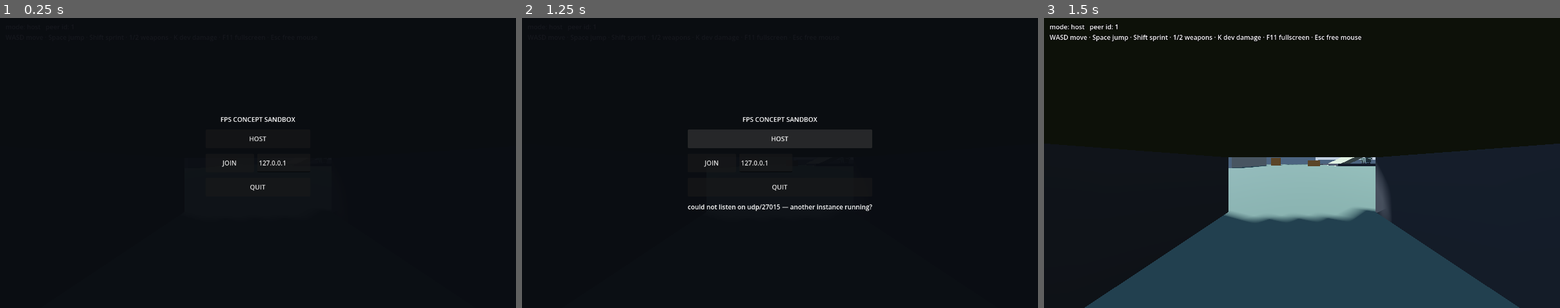
Above: before the commit, frames 1-3 (left to right).
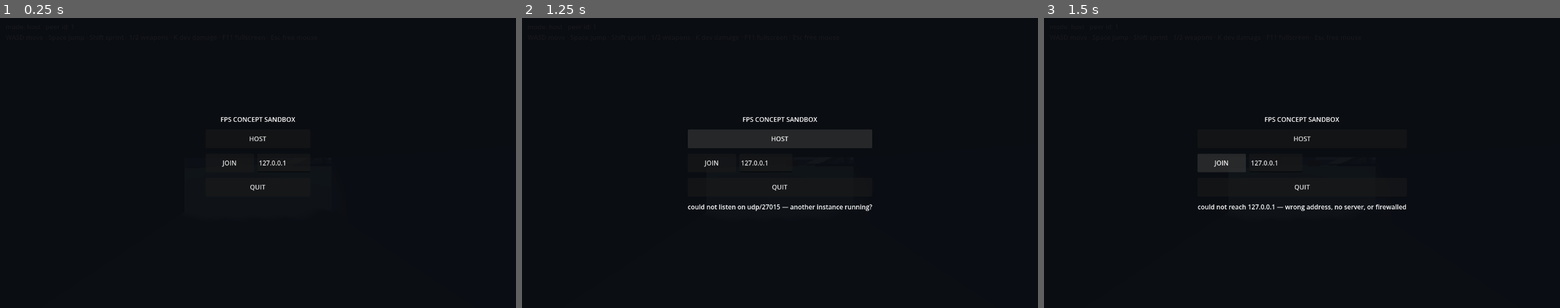
Above: after the commit, the same moments.

Repository: daveaholt/fps_concept_sandbox
Game: Godot game, scene res://levels/sandbox/sandbox.tscn
Two runs of this game, one before a commit and one after it. Both use one fixed random seed, a clock stepped at 60 frames per second and the inputs below.
Inputs:
- Up to frame 1 (0.25 s): no input
- Up to frame 2 (1.25 s): click "HOST" at 0.5 s
- Up to frame 3 (1.5 s): click "JOIN" at 1.25 s

Frames 1-2 are identical in both runs. In frame 3, 25% of the frame differs, in the area x 1-93%, y 2-100%.

Commit message:
Keep the menu up until a connection actually succeeds
Both routes stay available because there is no discovery - a process
cannot know another instance is already hosting, since there is no
broadcast and no lobby list, only a direct address. The answer comes from
trying.

What was wrong is that the two failures were handled asymmetrically. A
port bind fails immediately, so HOST reported it and stayed put. JOIN
dismissed the menu on the press and only failed up to eight seconds later,
by which point nothing brought the menu back: a wrong address left the
player looking at the world with no menu, no lobby and no way forward.

The menu now dismisses on CONNECTED rather than on the press, disables
both buttons while an attempt is in flight so a second press cannot stack
a second attempt, reports why it failed, and tears the failed peer down
through abandon_connection() so a retry can bind.

Diff:
--- a/autoload/game_client.gd
+++ b/autoload/game_client.gd
@@ -277,6 +277,15 @@
 		GameServer.request_start.rpc_id(1)
 
 
+func abandon_connection() -> void:
+	if multiplayer.multiplayer_peer != null:
+		multiplayer.multiplayer_peer.close()
+		multiplayer.multiplayer_peer = null
+	is_active = false
+	_connecting_for = 0.0
+	_set_state(State.OFFLINE)
+
+
 func is_host() -> bool:
 	return get_peer_id() == GameServer.HOST_PEER
 
--- a/ui/menu/main_menu.gd
+++ b/ui/menu/main_menu.gd
@@ -3,6 +3,8 @@
 var _address: LineEdit
 var _status: Label
 var _buttons: VBoxContainer
+var _host_button: Button
+var _join_button: Button
 var _dismissed: bool = false
 
 
@@ -11,6 +13,7 @@
 		queue_free()
 		return
 	_build()
+	GameClient.connection_state_changed.connect(_on_connection_state)
 	if GameClient.sampler != null:
 		GameClient.sampler.release_mouse()
 
@@ -35,23 +38,23 @@
 	title.horizontal_alignment = HORIZONTAL_ALIGNMENT_CENTER
 	_buttons.add_child(title)
 
-	var host := Button.new()
-	host.text = "HOST"
-	host.custom_minimum_size = Vector2(260, 46)
-	host.focus_mode = Control.FOCUS_NONE
-	host.pressed.connect(_on_host)
-	_buttons.add_child(host)
+	_host_button = Button.new()
+	_host_button.text = "HOST"
+	_host_button.custom_minimum_size = Vector2(260, 46)
+	_host_button.focus_mode = Control.FOCUS_NONE
+	_host_button.pressed.connect(_on_host)
+	_buttons.add_child(_host_button)
 
 	var join_row := HBoxContainer.new()
 	join_row.add_theme_constant_override("separation", 8)
 	_buttons.add_child(join_row)
 
-	var join := Button.new()
-	join.text = "JOIN"
-	join.custom_minimum_size = Vector2(120, 46)
-	join.focus_mode = Control.FOCUS_NONE
-	join.pressed.connect(_on_join)
-	join_row.add_child(join)
+	_join_button = Button.new()
+	_join_button.text = "JOIN"
+	_join_button.custom_minimum_size = Vector2(120, 46)
+	_join_button.focus_mode = Control.FOCUS_NONE
+	_join_button.pressed.connect(_on_join)
+	join_row.add_child(_join_button)
 
 	_address = LineEdit.new()
 	_address.text = NetCli.get_connect_address()
@@ -86,8 +89,24 @@
 		_status.text = "enter an address first"
 		return
 	_status.text = "connecting to %s ..." % address
+	_set_busy(true)
 	GameClient.begin(NetCli.Mode.CLIENT, address, NetCli.get_port())
-	_dismiss()
+
+
+func _set_busy(busy: bool) -> void:
+	_host_button.disabled = busy
+	_join_button.disabled = busy
+
+
+func _on_connection_state(state: int) -> void:
+	if _dismissed:
+		return
+	if state == GameClient.State.CONNECTED:
+		_dismiss()
+	elif state == GameClient.State.FAILED:
+		_status.text = "could not reach %s — wrong address, no server, or firewalled" 			% _address.text.strip_edges()
+		_set_busy(false)
+		GameClient.abandon_connection()
 
 
 func _on_quit() -> void:
Not shown, changed: docs/12_hosting.md
